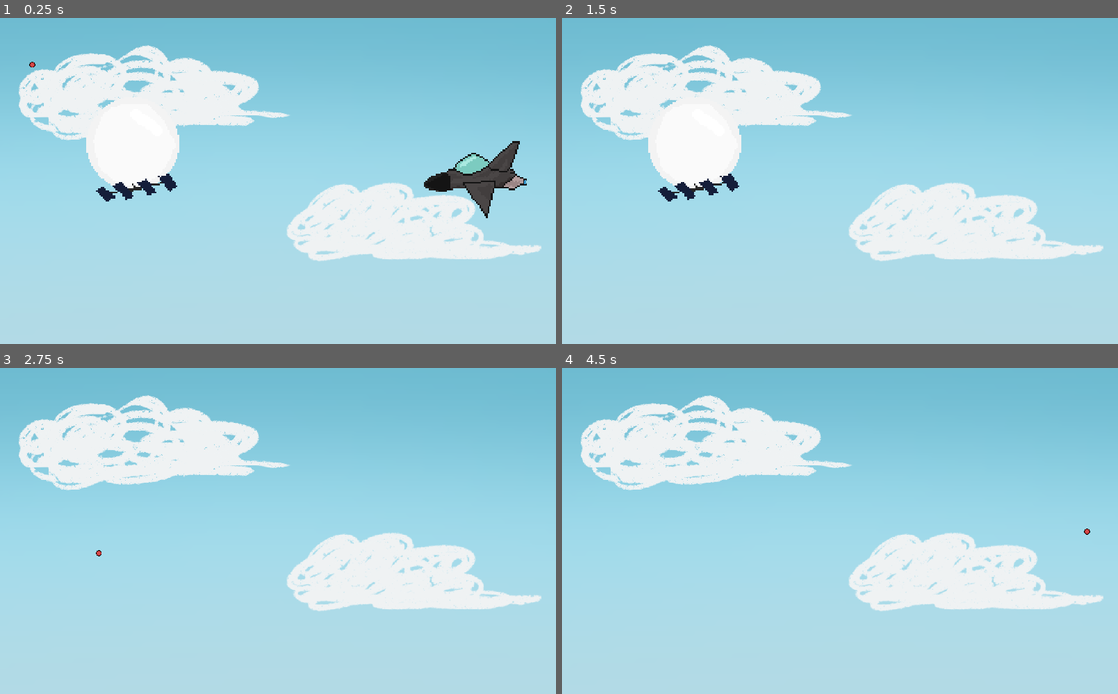
Above: before the commit, frames 1-4 (two rows, left to right).
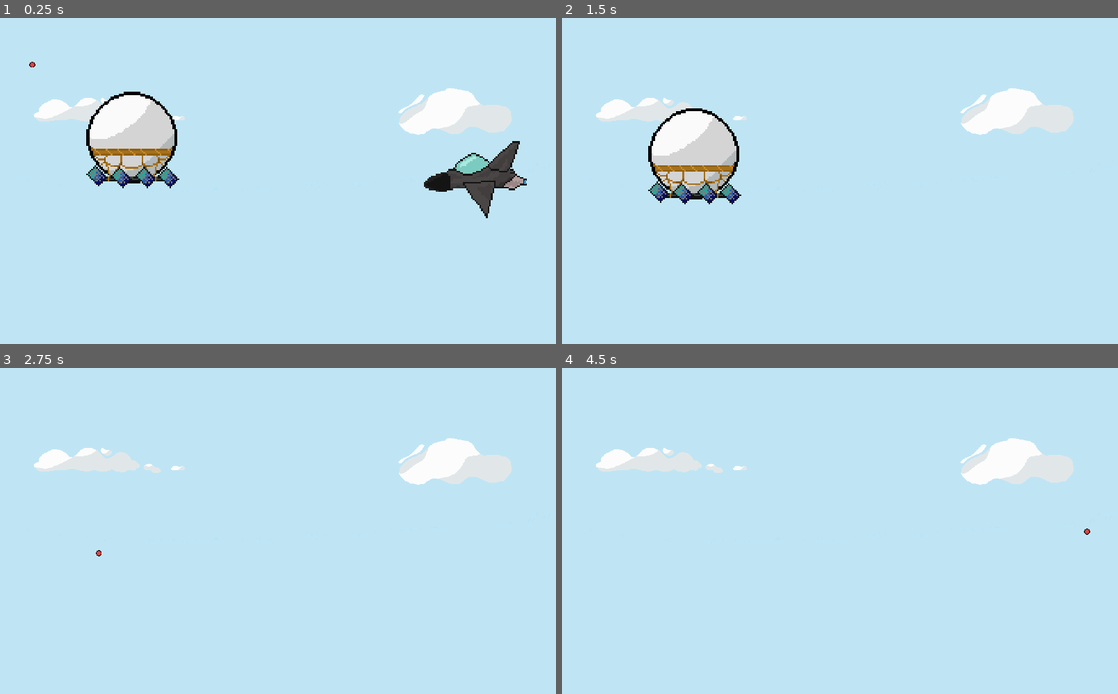
Above: after the commit, the same moments.

Repository: Morphasis/memegame
Game: Godot game, scene res://starting.tscn
Same seed, same stepped clock (60 frames per second), same inputs: the game is played once before the commit and once after it. Sound files missing from this copy of the repository are replaced by a short silence.
Inputs (mouse positions are in pixels of both pictures, inside the frame that each line leads up to):
- Up to frame 1 (0.25 s): no input
- Up to frame 2 (1.5 s): move the mouse to (962, 164) at 0.52 s; hold Right (right) 0.53-1.28 s; click (962, 164) at 0.6 s; move the mouse to (728, 197) at 1.27 s; hold Down (down) from 1.28 s (still down); click (728, 197) at 1.35 s
- Up to frame 3 (2.75 s): move the mouse to (333, 459) at 2.02 s; release Down (down) at 2.03 s; hold Right (right) from 2.03 s (still down); click (333, 459) at 2.1 s
- Up to frame 4 (4.5 s): move the mouse to (812, 596) at 2.77 s; release Right (right) at 2.78 s; hold Up (up) 2.78-3.53 s; click (812, 596) at 2.85 s; tap Enter at 3.5 s; move the mouse to (1006, 579) at 3.52 s; hold Left (left) from 3.53 s (still down); click (1006, 579) at 3.6 s; tap Space at 4.25 s; move the mouse to (673, 482) at 4.27 s; click (673, 482) at 4.35 s

The runs differ from the first frame. In frame 1, 63% of the frame differs, in the area x 0-100%, y 0-75%; in frame 2, 64%; in frame 3, 65%; in frame 4, 65%.

Commit message:
Updated assets

Diff:
--- a/project.godot
+++ b/project.godot
@@ -79,26 +79,31 @@
 left={
 "deadzone": 0.5,
 "events": [ Object(InputEventKey,"resource_local_to_scene":false,"resource_name":"","device":0,"alt":false,"shift":false,"control":false,"meta":false,"command":false,"pressed":false,"scancode":0,"physical_scancode":16777231,"unicode":0,"echo":false,"script":null)
+, Object(InputEventKey,"resource_local_to_scene":false,"resource_name":"","device":0,"alt":false,"shift":false,"control":false,"meta":false,"command":false,"pressed":false,"scancode":0,"physical_scancode":65,"unicode":0,"echo":false,"script":null)
  ]
 }
 right={
 "deadzone": 0.5,
 "events": [ Object(InputEventKey,"resource_local_to_scene":false,"resource_name":"","device":0,"alt":false,"shift":false,"control":false,"meta":false,"command":false,"pressed":false,"scancode":0,"physical_scancode":16777233,"unicode":0,"echo":false,"script":null)
+, Object(InputEventKey,"resource_local_to_scene":false,"resource_name":"","device":0,"alt":false,"shift":false,"control":false,"meta":false,"command":false,"pressed":false,"scancode":0,"physical_scancode":68,"unicode":0,"echo":false,"script":null)
  ]
 }
 up={
 "deadzone": 0.5,
 "events": [ Object(InputEventKey,"resource_local_to_scene":false,"resource_name":"","device":0,"alt":false,"shift":false,"control":false,"meta":false,"command":false,"pressed":false,"scancode":0,"physical_scancode":16777232,"unicode":0,"echo":false,"script":null)
+, Object(InputEventKey,"resource_local_to_scene":false,"resource_name":"","device":0,"alt":false,"shift":false,"control":false,"meta":false,"command":false,"pressed":false,"scancode":0,"physical_scancode":87,"unicode":0,"echo":false,"script":null)
  ]
 }
 down={
 "deadzone": 0.5,
 "events": [ Object(InputEventKey,"resource_local_to_scene":false,"resource_name":"","device":0,"alt":false,"shift":false,"control":false,"meta":false,"command":false,"pressed":false,"scancode":0,"physical_scancode":16777234,"unicode":0,"echo":false,"script":null)
+, Object(InputEventKey,"resource_local_to_scene":false,"resource_name":"","device":0,"alt":false,"shift":false,"control":false,"meta":false,"command":false,"pressed":false,"scancode":0,"physical_scancode":83,"unicode":0,"echo":false,"script":null)
  ]
 }
 shoot={
 "deadzone": 0.5,
 "events": [ Object(InputEventMouseButton,"resource_local_to_scene":false,"resource_name":"","device":0,"alt":false,"shi …(212 unchanged characters)…
+, Object(InputEventKey,"resource_local_to_scene":false,"resource_name":"","device":0,"alt":false,"shift":false,"control":false,"meta":false,"command":false,"pressed":false,"scancode":0,"physical_scancode":32,"unicode":0,"echo":false,"script":null)
  ]
 }
 
--- a/starting.tscn
+++ b/starting.tscn
@@ -8,8 +8,6 @@
 [ext_resource path="res://baloon.gd" type="Script" id=6]
 [ext_resource path="res://background.png" type="Texture" id=7]
 [ext_resource path="res://shot.wav" type="AudioStream" id=8]
-[ext_resource path="res://cloud1.png" type="Texture" id=9]
-[ext_resource path="res://cloud2.png" type="Texture" id=10]
 
 [sub_resource type="Gradient" id=2]
 colors = PoolColorArray( 0.0351563, 0.592957, 1, 1, 0.96875, 0.625543, 0.0340576, 1 )
@@ -36,19 +34,51 @@
 [sub_resource type="CircleShape2D" id=1]
 radius = 79.0
 
+[sub_resource type="Animation" id=7]
+resource_name = "idle"
+length = 2.0
+loop = true
+tracks/0/type = "value"
+tracks/0/path = NodePath("Balloon:position")
+tracks/0/interp = 1
+tracks/0/loop_wrap = true
+tracks/0/imported = false
+tracks/0/enabled = true
+tracks/0/keys = {
+"times": PoolRealArray( 0, 0.5, 1, 1.5, 2 ),
+"transitions": PoolRealArray( 1, 1, 1, 1, 1 ),
+"update": 0,
+"values": [ Vector2( 0, 0 ), Vector2( 0, -20 ), Vector2( 0, 0 ), Vector2( 0, 20 ), Vector2( 0, 0 ) ]
+}
+tracks/1/type = "value"
+tracks/1/path = NodePath("CollisionShape2D:position")
+tracks/1/interp = 1
+tracks/1/loop_wrap = true
+tracks/1/imported = false
+tracks/1/enabled = true
+tracks/1/keys = {
+"times": PoolRealArray( 0, 0.5, 1, 1.5, 2 ),
+"transitions": PoolRealArray( 1, 1, 1, 1, 1 ),
+"update": 0,
+"values": [ Vector2( 0, -11 ), Vector2( 0, -32 ), Vector2( 0, -11 ), Vector2( 0, 9 ), Vector2( 0, -11 ) ]
+}
+
+[sub_resource type="AnimationNodeAnimation" id=8]
+animation = "idle"
+
+[sub_resource type="AnimationNodeStateMachine" id=9]
+states/idle/node = SubResource( 8 )
+states/idle/position = Vector2( 138, 69 )
+start_node = "idle"
+
+[sub_resource type="AnimationNodeStateMachinePlayback" id=10]
+
 [node name="starting" type="Node2D"]
 
 [node name="Background" type="Sprite" parent="."]
-position = Vector2( 531, 331 )
+position = Vector2( 553, 301 )
+scale = Vector2( 0.313401, 0.326114 )
 texture = ExtResource( 7 )
-
-[node name="Cloud1" type="Sprite" parent="."]
-position = Vector2( 277, 131 )
-texture = ExtResource( 9 )
-
-[node name="Cloud2" type="Sprite" parent="."]
-position = Vector2( 774, 341 )
-texture = ExtResource( 10 )
 
 [node name="f16" type="KinematicBody2D" parent="."]
 position = Vector2( 877, 281 )
@@ -83,16 +113,26 @@
 script = ExtResource( 6 )
 
 [node name="Balloon" type="Sprite" parent="baloon"]
+position = Vector2( 0, -7.48472 )
 texture = ExtResource( 4 )
 
 [node name="CollisionShape2D" type="CollisionShape2D" parent="baloon"]
-position = Vector2( 0, -11 )
+position = Vector2( 0, -18.859 )
 shape = SubResource( 1 )
 
 [node name="AudioStreamPlayer2D" type="AudioStreamPlayer2D" parent="baloon"]
 stream = ExtResource( 5 )
 volume_db = 5.0
 
+[node name="AnimationPlayer" type="AnimationPlayer" parent="baloon"]
+anims/idle = SubResource( 7 )
+
+[node name="AnimationTree" type="AnimationTree" parent="baloon"]
+tree_root = SubResource( 9 )
+anim_player = NodePath("../AnimationPlayer")
+active = true
+parameters/playback = SubResource( 10 )
+
 [node name="bullet" parent="." instance=ExtResource( 1 )]
 
 [connection signal="finished" from="baloon/AudioStreamPlayer2D" to="baloon" method="_on_AudioStreamPlayer2D_finished"]
Binary file added: background.aseprite
Binary file changed: background.png
Binary file changed: balloon.aseprite
Binary file changed: balloon.png
Not shown: 1 places in starting.tscn that only renumber resources
Not shown, changed: index.html
Not shown, changed: index.pck
